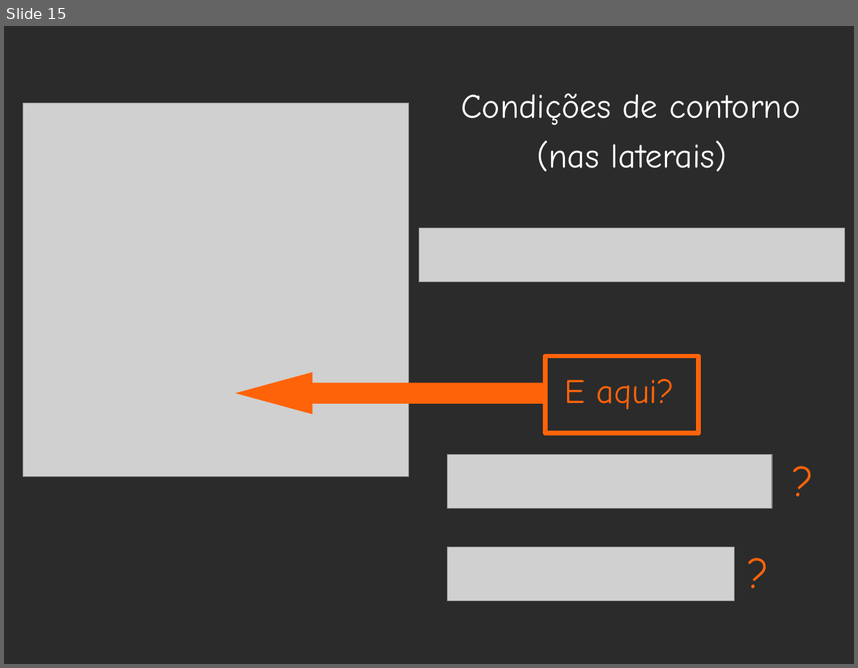
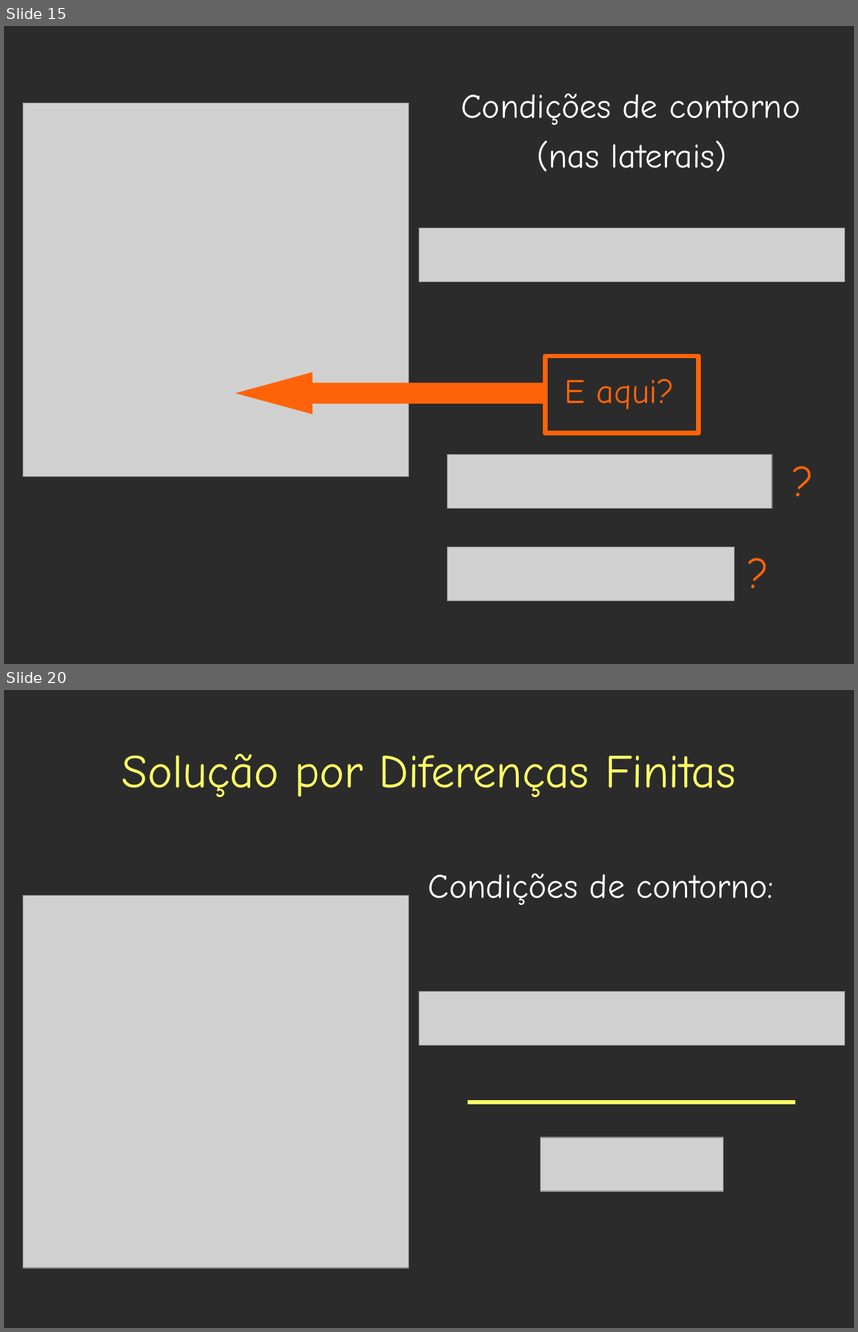
Before and after one commit to leouieda/geothermics, a slide deck: presentations/vba/vba.odp. Shown one above the other, each under a label of ours: slide 15 before the commit, slides 15 and 20 after it; the slides between them are not shown. The pictures are 858x668 and 858x1332 pixels, drawn with LibreOffice and Linux fonts; fonts in the diff are those of the drawing; grey boxes stand for pictures; background and template pictures are left out; a plain dark background stands for a picture behind light text. Boxes give left, top, right and bottom in pixels: in the first picture for what was removed or moved away, otherwise in the second. Text is boxed around its words. In the diff, an @@ line names an element or a change of style, - is before the commit and + after.

```diff
--- a/presentations/vba/vba.odp
+++ b/presentations/vba/vba.odp
@@ slide 20 added at <box>4,690,854,1328</box>, background picture (left out) @@
@@ title added at <box>121,753,735,797</box>, 44 pt, text #FFFF66 @@
+Solução por Diferenças Finitas
@@ text added at <box>428,873,774,905</box>, 32 pt, text #FFFFFF @@
+Condições de contorno:
@@ picture added at <box>23,895,409,1268</box> @@
@@ picture added at <box>419,992,845,1045</box> @@
@@ freeform shape added at <box>468,1102,796,1102</box>, outline #FFFF66 4.31 pt @@
@@ picture added at <box>541,1137,724,1192</box> @@
```
Also in this commit, not shown: 2 slides changed, 5 other slides added, 6 other files.
